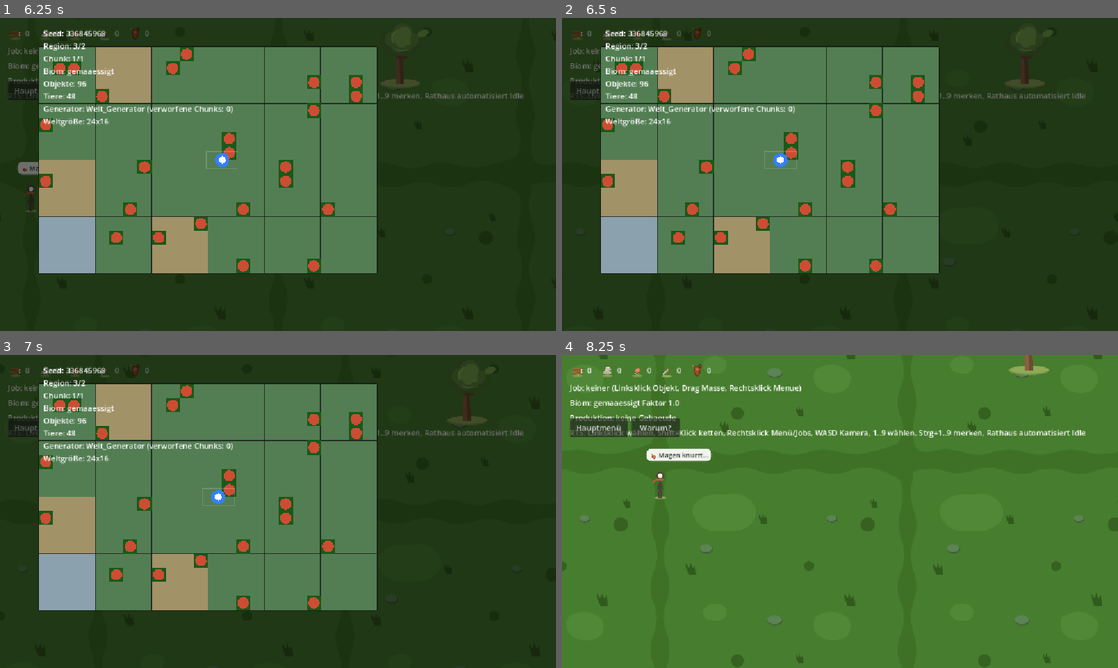
Above: before the commit, frames 1-4 (two rows, left to right).
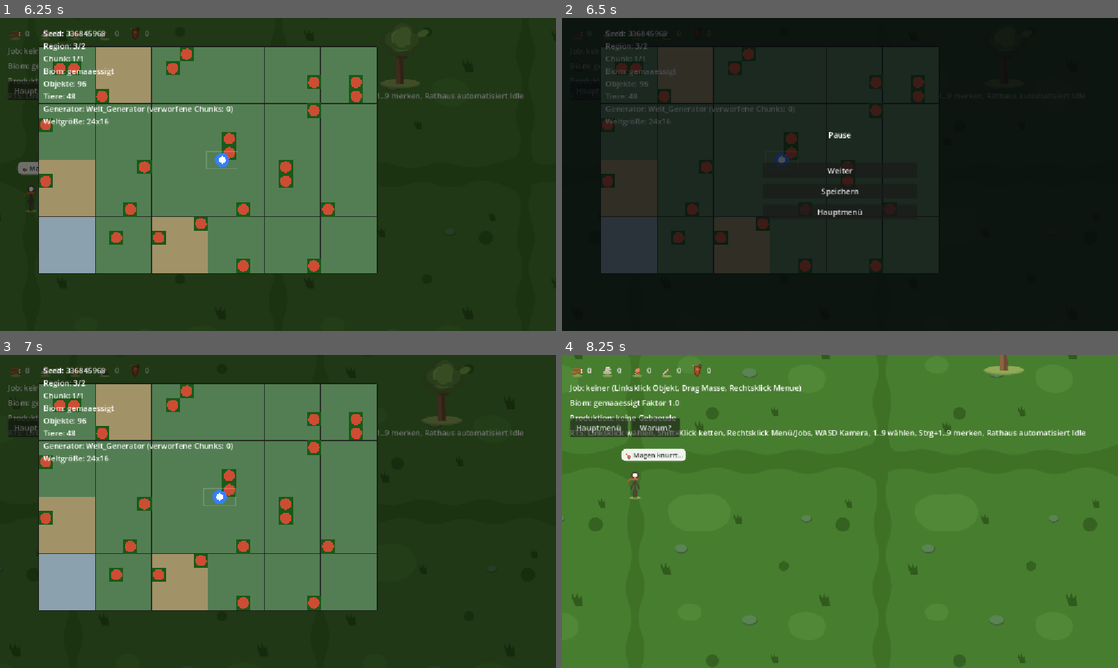
Above: after the commit, the same moments.

Repository: vannon091118/snip-warfare
Game: Godot game, scene res://ui/scenes/hauptmenue.tscn
The game is run twice, just before and just after one commit, with the same random seed, the same clock (stepped at 60 frames per second) and the same inputs.
Inputs (mouse positions are in pixels of both pictures, inside the frame that each line leads up to):
- Up to frame 1 (6.25 s): click "Start" at 0.5 s; tap Enter at 1.25, 4.25 s; move the mouse to (400, 158) at 1.27 s; hold Right (ui_right) 1.28-2 s; tap M at 1.35 s; click (400, 158) at 1.42 s; tap Space at 1.52, 3.5, 5.75, 6.02 s; click "Hauptmenü" at 2 s; click "Warum?" at 2.75 s; drag from (278, 158) to (250, 237) at 3.52 s; move the mouse to (333, 105) at 4.27 s; hold Right (ui_right) 4.28-5 s; tap 1 at 4.35 s; drag from (250, 237) to (111, 127) at 5.02 s; move the mouse to (444, 221) at 5.77 s; hold Left (ui_left) from 5.78 s (still down); hold Shift from 5.78 s (still down)
- Up to frame 2 (6.5 s): keep holding Left (ui_left); keep holding Shift; tap Escape (ui_cancel) at 6.4 s
- Up to frame 3 (7 s): release Left (ui_left) at 6.5 s; release Shift at 6.5 s; click (278, 508) at 6.5 s, where only the run after the commit has a clickable "Weiter"
- Up to frame 4 (8.25 s): tap Enter at 7.25 s; drag from (673, 464) to (756, 433) at 7.27 s; tap Space at 8 s; move the mouse to (867, 511) at 8.02 s; hold Down (ui_down) from 8.03 s (still down); tap M at 8.1 s; click (867, 511) at 8.17 s

Frame 1 is identical in both runs. In frame 2, 98% of the frame differs, in the area x 0-100%, y 0-100%; in frame 3, 0.4%; in frame 4, 4.0%.

Commit message:
1. Du hast verlangt, dass die QA-Sitzung ihren Slice bekommt: das Pausenmenü als eigene Zuständigkeit, der Preflight-Scope gehärtet, die Fundliste der Ingame-Befunde als Papier im Regal und die Projektverfassung in ganze deutsche Sätze gebracht, ohne dass eine einzige fremde Testdatei in die Geschichte des Spiels rutscht. 2. Das Pausenmenü in welt_pause_menue.gd pausiert die Welt über Escape, zeigt Weiter, Speichern und Hauptmenü, delegiert das Speichern an Welt_Ladevorgang als einzige Speicher-Zuständigkeit und verlässt die Szene über die bestehende Übergangs-Brücke, während der Panel-Zweckname PauseMenu externen Beobachtern den Weg weist. 3. In welt_ladevorgang.gd zog die statische Speicherprüfung welt_speichern_aktiv ein, damit das Pausenmenü die bestehende Speicherwahrheit liest statt eine eigene zu erfinden, und in welt.gd hing sich die Szene das Menü als Beobachter an und meldet den Menü-Wunsch an die Brücke. 4. Die Fundliste_Ingame_Befunde.md trägt fünf offene Befunde aus den sichtbaren Läufen mit Beobachtungsweg, Hypothese und Abgrenzung, listet die inzwischen behobenen Punkte gesondert und verbietet Bild-Analysen ohne Modell-Wahrheit als Klickziel. 5. Die Verfassung AGENTS.md steht in aufsteigender Regelnummer, alle Regeln von null bis sieben in ganzen deutschen Sätzen, die Tippfehler der Urzeit sind verheilt, jede Fehlermeldung und jede Semantik blieb unangetastet, damit keine Werkzeugliste ihre Bezüge verliert. 6. In preflight.py ergänzte die kurze Projektliste der ignorierten Ordner die lokale Testumgebung, in .gitignore zogen addons, mcp_tools, die Projektkonfiguration und die Override-Datei hinter denselben Schild, damit die Spielgeschichte rein bleibt und die Werkzeuggeschichte draußen. 7. Der volle Preflight läuft grün, der Warnungs-Scan nach Regel 6 bleibt ohne Befund, und das Pausenmenü ist im laufenden Spiel sichtbar verifiziert: Escape öffnet, Speichern schreibt die Welt, Hauptmenü führt über die Brücke zurück, geprüft gegen das echte E2E-Szenario pause_save_menu. 8. Offen bleiben die fünf Befunde der Fundliste, allen voran der pausierte Baum nach Szenenwechsel als nächster Spiel-Slice, und der Tageszyklus, der noch beim Einheiten-Manager wohnt und in den Welt-Zuständigkeitskreis zurückgeholt wird.

Diff:
--- a/world/logic/kategorie_welt/welt_ladevorgang.gd
+++ b/world/logic/kategorie_welt/welt_ladevorgang.gd
@@ -80,3 +80,10 @@
 	speicher.world_speichern(speicher_welt_name, world)
 	WeltSitzung.welt_name = speicher_welt_name
 	return true
+
+static func welt_speichern_aktiv(world: Welt_World, map_id: String) -> bool:
+	## Persistiert die aktive Map in ihrer World. Einzige Speicher-Zustaendigkeit
+	## bleibt diese Klasse; das Menue formuliert nur den Wunsch.
+	if world == null or map_id == "" or not world.map_id_vorhanden(map_id):
+		return false
+	return Welt_Speicher.new().world_speichern(world.world_name, world)
--- /dev/null
+++ b/world/logic/kategorie_welt/welt_pause_menue.gd
@@ -0,0 +1,126 @@
+extends CanvasLayer
+class_name Welt_PauseMenue
+## Observer- und Menue-Spitze: ESC pausiert die Welt, Speichern delegiert an
+## Welt_Ladevorgang (einzige Speicher-Zustaendigkeit), Hauptmenue laeuft
+## ueber die bestehende Uebergangs-Bruecke. Eigene Zeit oder Logik besitzt
+## diese Schicht nicht; sie pausiert nur den Baum und meldet Feedback.
+
+signal menue_gewuenscht
+
+var _offen: bool = false
+var _panel: Control = null
+var _info: Label = null
+
+func _ready() -> void:
+	layer = 30
+	_panel = _panel_bauen()
+	# Generischer UI-Name: externe Beobachter (E2E, WarFenster) erkennen das
+	# Pause-UI ueber diesen Zwecknamen, nicht ueber die Klassenzugehoerigkeit.
+	_panel.name = "PauseMenu"
+	_panel.visible = false
+	_sichtbar_setzen(false)
+
+func _unhandled_input(event: InputEvent) -> void:
+	if event is InputEventKey and event.pressed and not event.echo:
+		if (event as InputEventKey).keycode == KEY_ESCAPE:
+			_toggle()
+			get_viewport().set_input_as_handled()
+
+func _toggle() -> void:
+	if _offen:
+		schliessen()
+	else:
+		oeffnen()
+
+func oeffnen() -> void:
+	if _offen:
+		return
+	_offen = true
+	get_tree().paused = true
+	_sichtbar_setzen(true)
+
+func schliessen() -> void:
+	if not _offen:
+		return
+	_offen = false
+	get_tree().paused = false
+	_sichtbar_setzen(false)
+	if _info != null:
+		_info.text = ""
+
+func _sichtbar_setzen(sichtbar: bool) -> void:
+	if _panel != null:
+		_panel.visible = sichtbar
+	process_mode = Node.PROCESS_MODE_ALWAYS
+
+func _panel_bauen() -> Control:
+	var hintergrund := ColorRect.new()
+	hintergrund.name = "PauseHintergrund"
+	hintergrund.color = Color(0.02, 0.03, 0.05, 0.72)
+	hintergrund.set_anchors_preset(Control.PRESET_FULL_RECT)
+	add_child(hintergrund)
+
+	var zentrum := CenterContainer.new()
+	zentrum.name = "PauseZentrum"
+	zentrum.set_anchors_preset(Control.PRESET_FULL_RECT)
+	hintergrund.add_child(zentrum)
+
+	var box := VBoxContainer.new()
+	box.name = "PauseBox"
+	box.custom_minimum_size = Vector2(320, 0)
+	box.add_theme_constant_override("separation", 12)
+	zentrum.add_child(box)
+
+	var titel := Label.new()
+	titel.name = "PauseTitel"
+	titel.text = "Pause"
+	titel.horizontal_alignment = HORIZONTAL_ALIGNMENT_CENTER
+	box.add_child(titel)
+
+	_info = Label.new()
+	_info.name = "PauseInfo"
+	_info.text = ""
+	_info.horizontal_alignment = HORIZONTAL_ALIGNMENT_CENTER
+	box.add_child(_info)
+
+	var weiter := Button.new()
+	weiter.name = "WeiterKnopf"
+	weiter.text = "Weiter"
+	weiter.pressed.connect(schliessen)
+	box.add_child(weiter)
+
+	var speichern := Button.new()
+	speichern.name = "SpeichernKnopf"
+	speichern.text = "Speichern"
+	speichern.pressed.connect(_auf_speichern)
+	box.add_child(speichern)
+
+	var hauptmenue := Button.new()
+	hauptmenue.name = "HauptmenueKnopf"
+	hauptmenue.text = "Hauptmenü"
+	hauptmenue.pressed.connect(_auf_hauptmenue)
+	box.add_child(hauptmenue)
+	return hintergrund
+
+func _auf_speichern() -> void:
+	var meldung := "Speichern fehlgeschlagen."
+	var world: Welt_World = WeltSitzung.world
+	var map_id := WeltSitzung.aktive_map_id
+	if world != null and map_id != "":
+		var aktive: Welt_Model = world.map_model(map_id)
+		if aktive != null:
+			aktive.aus_welt_uebernehmen(_model_vom_baum())
+			if Welt_Ladevorgang.welt_speichern_aktiv(world, map_id):
+				meldung = "Gespeichert."
+	if _info != null:
+		_info.text = meldung
+
+func _model_vom_baum() -> Welt_Model:
+	var eltern := get_parent()
+	if eltern != null and "model_liefern" in eltern:
+		return eltern.model_liefern()
+	return null
+
+func _auf_hauptmenue() -> void:
+	get_tree().paused = false
+	menue_gewuenscht.emit()
--- a/world/scenes/welt.gd
+++ b/world/scenes/welt.gd
@@ -44,6 +44,7 @@
 var _orchestrator_verdrahtung := Orchestrator_Verdrahtung.new()
 var _kamera_steuerung := Ui_KameraSteuerung.new()
 var _eingabe_steuerung := Ui_EingabeSteuerung.new()
+var _pause_menue: Welt_PauseMenue = null
 var _orchestrator_darsteller: Array[Orchestrator_Darsteller] = []
 
 @onready var _karte: Welt_Renderer = %Karte
@@ -126,6 +127,9 @@
 	})
 	var zurueck_knopf: Button = %ZurueckKnopf
 	zurueck_knopf.pressed.connect(_auf_zurueck)
+	_pause_menue = Welt_PauseMenue.new()
+	add_child(_pause_menue)
+	_pause_menue.menue_gewuenscht.connect(_auf_zurueck)
 	# Warum-Fenster: Die Status-Anzeige besitzt die Begründungsliste, die Szene
 	# übergibt nur ihre drei Spitzen. Reine Verdrahtung, keine Timeline-Logik.
 	_hud.warum_verdrahten(%WarumKnopf, %WarumFenster, %WarumText)
@@ -198,6 +202,9 @@
 	var zustand := _model.biom_zustand()
 	(_hud as Variant).biom_anzeigen(str(zustand.get("biom_id", _model.biom_id)), float(zustand.get("biom_faktor", 1.0)))
 
+func model_liefern() -> Welt_Model:
+	return _model
+
 func _auf_zurueck() -> void:
 	# Auch der Rückweg läuft über die Übergangs-Verbindung, damit jede
 	# Szene denselben Weg nimmt und Events/Cutscenes dort andocken können.
Not shown, changed: .gitignore
Not shown, changed: AGENTS.md
Not shown, added: Fundliste_Ingame_Befunde.md
Not shown, changed: tools/preflight.py
